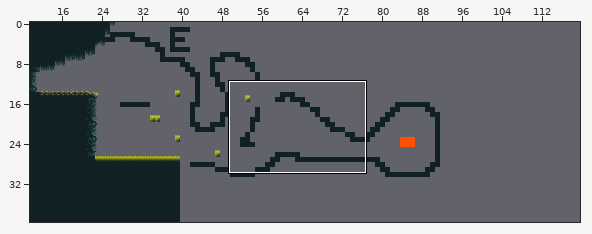
A Tiled map gets an edit: assets/tilemaps/basic_tilemap_3_010.tmx. The picture above shows the old version from afar; the outline marks the close-up.
Close-up. Old version:
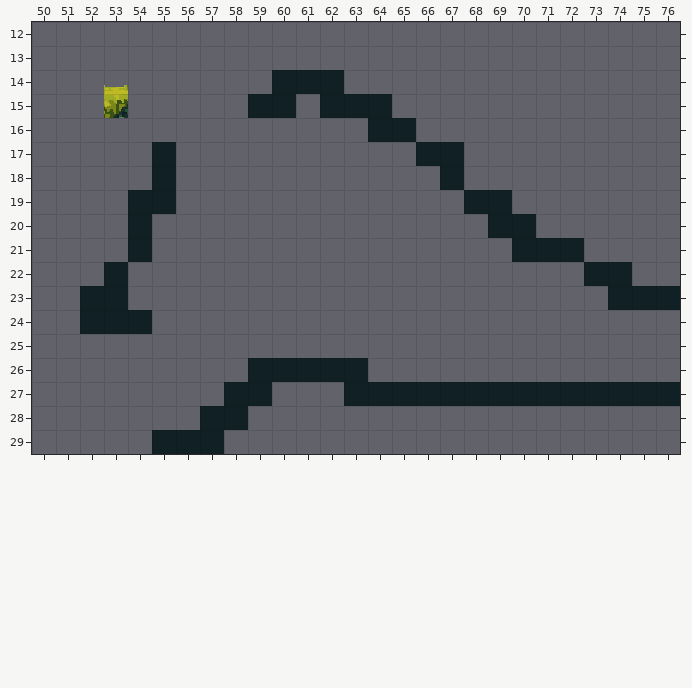
Cells are 16x16 px. Shown: x 50..76, y 12..29. The commit also changed other parts of the map, which this record leaves out.
The result:
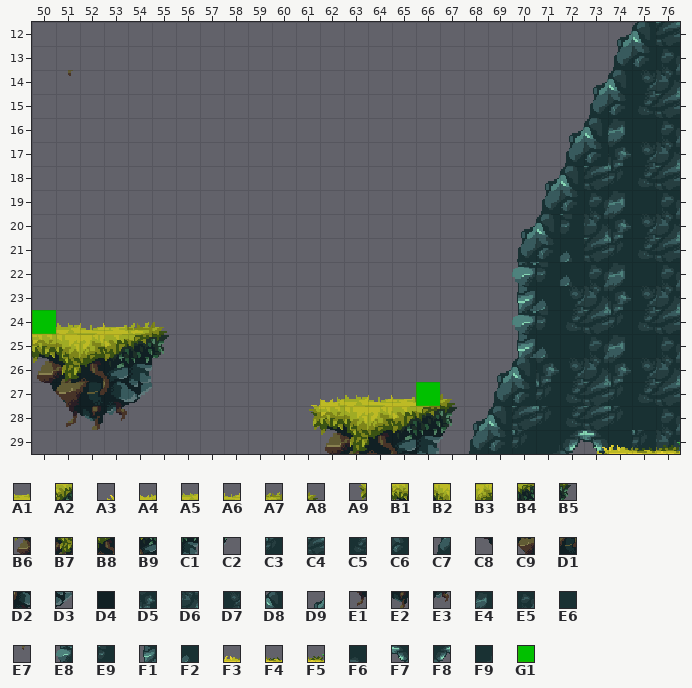
Key: from "Magic_Cliffs16": A1 64, A2 122, A3 640; from "Magic_Cliffs16_2": A4 61, A5 62, A6 63, A7 65, A8 66, A9 118, B1 119, B2 120, B3 121, B4 123, B5 124, B6 177, B7 178, B8 179, B9 180, C1 181, C2 182, C3 217 turned 180, C4 218 turned 180, C5 219 turned 180, C6 226 turned 180, C7 227 turned 180, C8 235, C9 236, D1 237, D2 238, D3 239, D4 259, D5 275 turned 180, D6 276 turned 180, D7 277 turned 180, D8 284 turned 180, D9 285 turned 180, E1 294, E2 295, E3 296, E4 333 turned 180, E5 334 turned 180, E6 335, E7 353, E8 396, E9 397, F1 454, F2 455, F3 641, F4 642, F5 643, F6 1034 turned 180, F7 1035 turned 180, F8 1036 turned 180, F9 1094 turned 180; from "nes-color-palette": G1 25.
__ is an empty cell, ## one hidden under a higher layer.
Changes in this commit:
{"where": "layer \"caveBackground\""}
{"y":12,"x":74,"old":"__ __ __","new":"D9 D8 C4"}
{"y":13,"x":74,"old":"__ __ __","new":"C7 C6 E5"}
{"y":14,"x":73,"old":"__ __ __ __","new":"D9 D8 D7 D6"}
{"y":15,"x":73,"old":"__ __ __ __","new":"C7 C6 C5 C4"}
{"y":16,"x":72,"old":"__ __ __ __ __","new":"D9 D8 E4 E6 E5"}
{"y":17,"x":72,"old":"__ __ __ __ __","new":"C7 C6 D5 D7 D6"}
{"y":18,"x":71,"old":"__ __ __ __ __ __","new":"D9 D8 C4 C3 C5 C4"}
{"y":19,"x":71,"old":"__ __ __ __ __ __","new":"C7 C6 E5 E4 E6 E5"}
{"y":20,"x":70,"old":"__ __ __ __ __ __ __","new":"D9 D8 E9 D6 D5 D7 D6"}
{"y":21,"x":70,"old":"__ __ __ __ __ __ __","new":"C7 C6 F2 C4 C3 C5 C4"}
{"y":22,"x":70,"old":"__ __ __ __ __ __ __","new":"E8 E9 F2 E5 E4 E6 E5"}
{"y":23,"x":70,"old":"__ __ __ __ __ __ __","new":"F1 F2 D7 D6 D5 D7 D6"}
{"y":24,"x":70,"old":"__ __ __ __ __ __ __","new":"E8 E9 C5 C4 C3 C5 C4"}
{"y":25,"x":70,"old":"__ __ __ __ __ __ __","new":"F1 F2 E6 E5 E4 E6 E5"}
{"y":26,"x":69,"old":"__ __ __ __ __ __ __ __","new":"D9 D8 D5 D7 D6 D5 D7 D6"}
{"y":27,"x":69,"old":"__ __ __ __ __ __ __ __","new":"C7 C6 C3 C5 C4 C3 C5 C4"}
{"y":28,"x":68,"old":"__ __ __ __ __ __ __ __ __","new":"D9 D8 C4 C3 C5 C4 C3 E6 E5"}
{"y":29,"x":68,"old":"__ __ __ __ __ __ __ __ __","new":"C7 C6 C3 F9 F8 F7 F6 C3 D6"}
{"where": "layer \"mainGrass\""}
{"y":14,"x":51,"old":"__","new":"E7"}
{"y":14,"x":53,"old":"A1","new":"__"}
{"y":14,"x":60,"old":"D4 D4 D4","new":"__ __ __"}
{"y":15,"x":53,"old":"A2","new":"__"}
{"y":15,"x":59,"old":"D4 D4","new":"__ __"}
{"y":15,"x":62,"old":"D4 D4 D4","new":"__ __ __"}
{"y":16,"x":64,"old":"D4 D4","new":"__ __"}
{"y":17,"x":55,"old":"D4","new":"__"}
{"y":17,"x":66,"old":"D4 D4","new":"__ __"}
{"y":18,"x":55,"old":"D4","new":"__"}
{"y":18,"x":67,"old":"D4","new":"__"}
{"y":19,"x":54,"old":"D4 D4","new":"__ __"}
{"y":19,"x":68,"old":"D4 D4","new":"__ __"}
{"y":20,"x":54,"old":"D4","new":"__"}
{"y":20,"x":69,"old":"D4 D4","new":"__ __"}
{"y":21,"x":54,"old":"D4","new":"__"}
{"y":21,"x":70,"old":"D4 D4 D4","new":"__ __ __"}
{"y":22,"x":53,"old":"D4","new":"__"}
{"y":22,"x":73,"old":"D4 D4","new":"__ __"}
{"y":23,"x":52,"old":"D4 D4","new":"__ __"}
{"y":23,"x":74,"old":"D4 D4 D4","new":"__ __ __"}
{"y":24,"x":51,"old":"__ D4 D4 D4 __","new":"A5 A6 A1 A7 A8"}
{"y":25,"x":50,"old":"__ __ __ __ __ __","new":"B1 B2 B3 A2 B4 B5"}
{"y":26,"x":50,"old":"__ __ __ __ __","new":"B6 B7 B8 B9 C1"}
{"y":26,"x":59,"old":"D4 D4 D4 D4 D4","new":"__ __ __ __ __"}
{"y":27,"x":50,"old":"__ __ __ __ __","new":"C8 C9 D1 D2 D3"}
{"y":27,"x":58,"old":"D4 D4","new":"__ __"}
{"y":27,"x":62,"old":"__ D4 D4 D4 D4 D4 D4 D4 D4 D4 D4 D4 D4 D4 D4","new":"A4 A5 A6 A1 ## A8 __ __ __ __ __ __ __ __ __"}
{"y":28,"x":51,"old":"__ __ __","new":"E1 E2 E3"}
{"y":28,"x":57,"old":"D4 D4","new":"__ __"}
{"y":28,"x":61,"old":"__ __ __ __ __ __ __","new":"A9 B1 B2 B3 A2 B4 B5"}
{"y":29,"x":55,"old":"D4 D4 D4","new":"__ __ __"}
{"y":29,"x":62,"old":"__ __ __ __ __ __","new":"B6 B7 B8 B9 C1 C2"}
{"y":29,"x":73,"old":"__ __ __ __","new":"A3 F3 F4 F5"}
{"where": "layer \"enemies\""}
{"y":24,"x":50,"old":"__","new":"G1"}
{"y":27,"x":66,"old":"__","new":"G1"}
{"label":"changed","picture_box":[32,22,680,454]}
